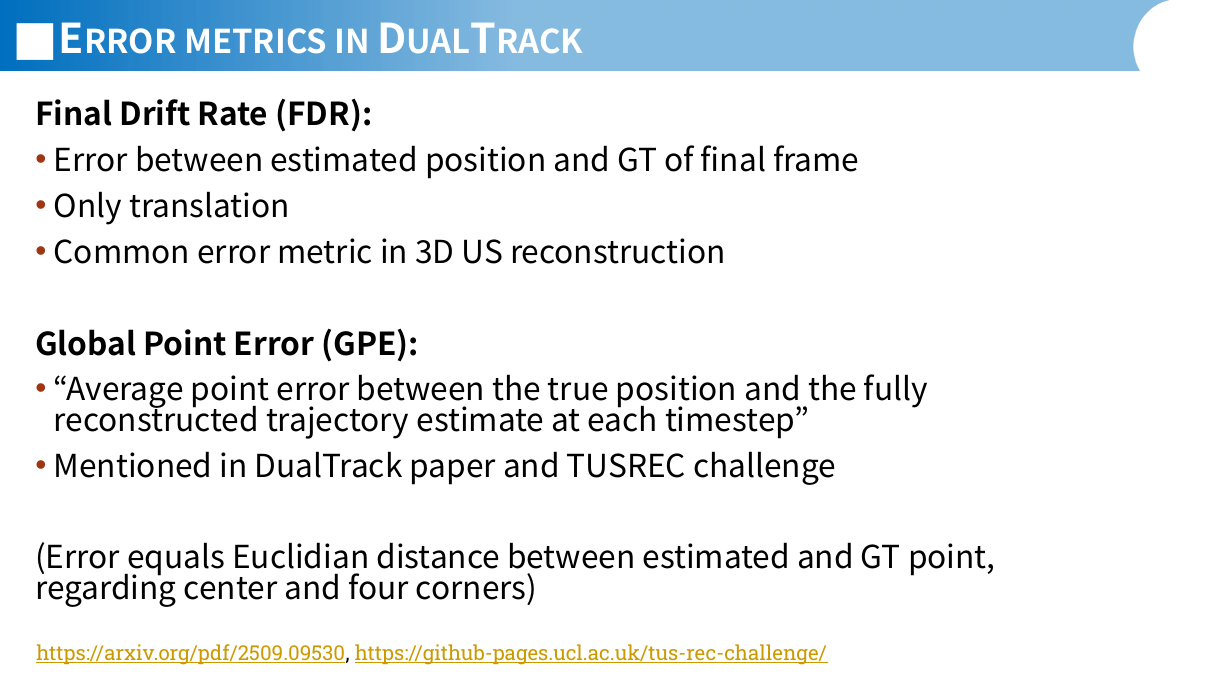
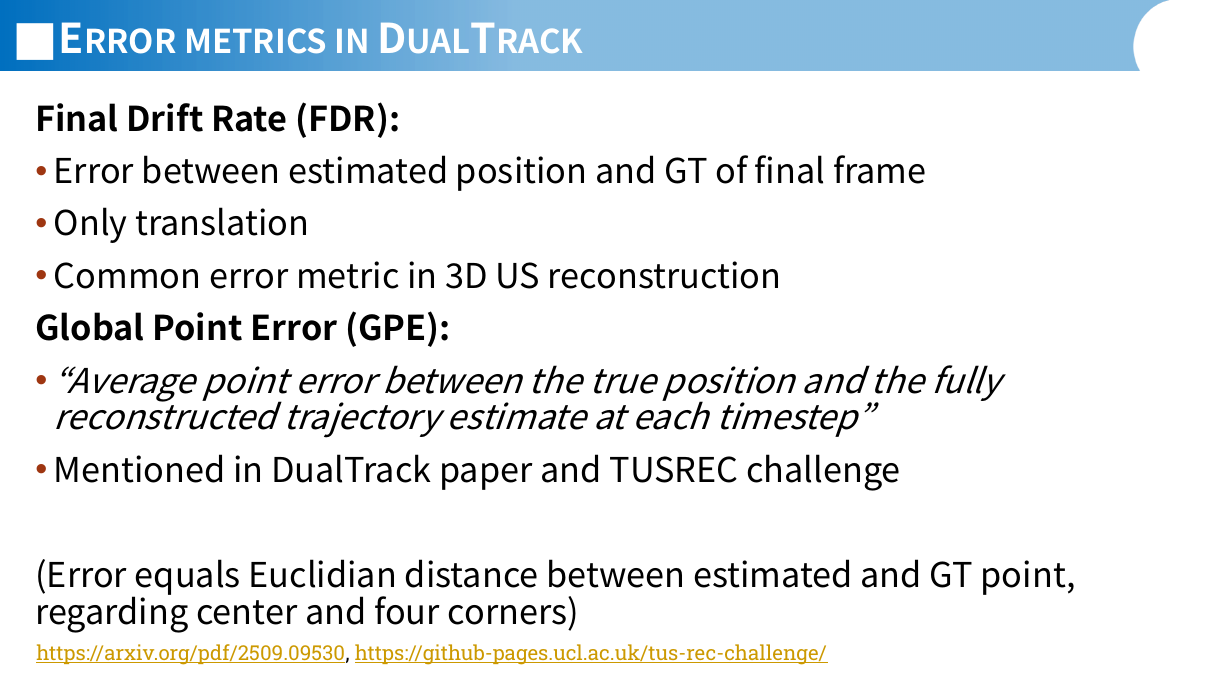
Before and after one commit to JannisIwate/DualTrack, a slide deck: slide 4 of documents/presentations/Jannis_Meyer_Presentation_01_06_2026.pptx. Drawn at 1232x693 pixels with LibreOffice and Linux fonts; fonts in the diff are those of the drawing; background and template pictures are left out. Boxes give left, top, right and bottom in pixels: in the first picture for what was removed or moved away, otherwise in the second. Text is boxed around its words. In the diff, an @@ line names an element or a change of style, - is before the commit and + after.

```diff
--- a/documents/presentations/Jannis_Meyer_Presentation_01_06_2026.pptx
+++ b/documents/presentations/Jannis_Meyer_Presentation_01_06_2026.pptx
@@ text "Final Drift Rate (FDR):" at [35, 102, 1076, 633]: size 18.5 to 20 pt; italic on in "“Average point error between the true position ..."; line spacing 0.8 to 0.9 @@
```
Also in this commit, not shown: 3 other slides changed, 1 slide added, 3 other files.
